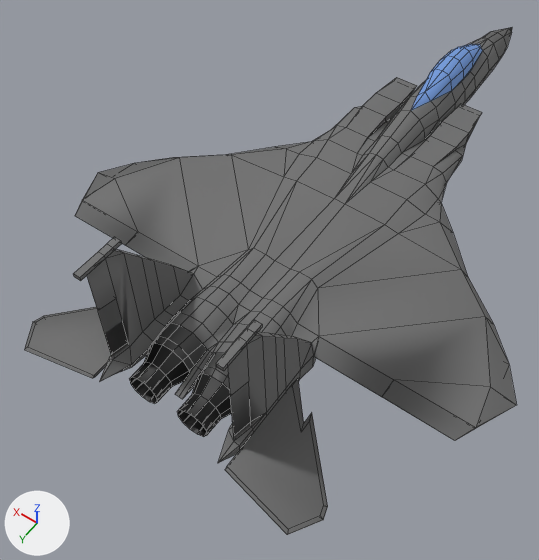
The OBJ model Planes/PlaneModels/F-15/F-15.obj: old version first, new version second.
Before and after are seen from a camera (50 mm lens) standing at (-6.8, 14.0, 15.5) and looking at (0.7, 3.5, -0.9). The lights are fixed; the arrows at lower left show +X, +Y and +Z. Mesh edges are drawn as thin lines. Where no turn or scale is listed for an object, it has been applied to the vertices. Vertices at the same position are counted once.

The first picture shows 'F-15Mod'.
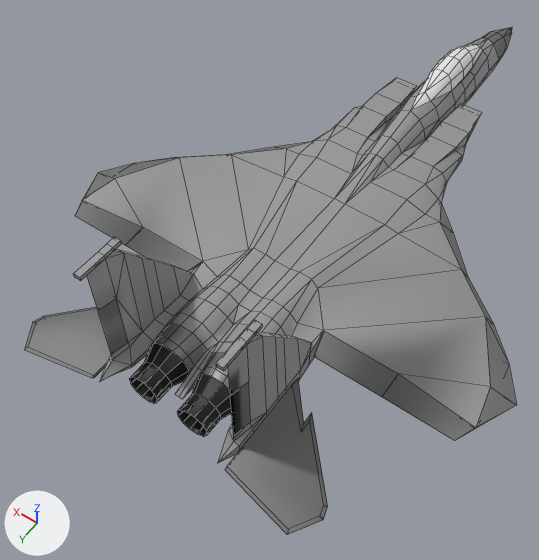
Boxes [x1, y1, x2, y2] around the edits, measured in the pictures (539 x 560 px):
part 1 of me_f_15mod, built on
    both: [75, 155, 490, 441]
part 2 of me_f_15mod, recoloured
    both: [74, 38, 499, 463]
part 3 of me_f_15mod, recoloured
    both: [411, 44, 483, 110]
part 4 of me_f_15mod, recoloured
    both: [24, 36, 507, 534]
part 5 of me_f_15mod, recoloured (black to grey)
    both: [150, 323, 230, 390]

What changed in the scene script:
```text
Add mat_nozzle2:
    mat_nozzle2 = principled_material('Nozzle2')
    mat_nozzle2.base_color = (0.25, 0.25, 0.25)  # grey #898989
    mat_nozzle2.metallic = 0.75
Add mat_lightmetalgray:
    mat_lightmetalgray = principled_material('LightMetalGray')
    mat_lightmetalgray.base_color = (0.403, 0.403, 0.403)  # grey #aaaaaa
    mat_lightmetalgray.metallic = 0.6
    mat_lightmetalgray.roughness = 0.8
Add mat_black:
    mat_black = principled_material('Black')
    mat_black.base_color = (0.0, 0.0, 0.0)  # black #000000
Add mat_blueglass:
    mat_blueglass = principled_material('BlueGlass')
    mat_blueglass.base_color = (0.8, 0.8, 0.8)  # white #e7e7e7
    mat_blueglass.roughness = 0.4
Add mat_metalic_gray:
    mat_metalic_gray = principled_material('Metalic_Gray')
    mat_metalic_gray.base_color = (0.188, 0.188, 0.188)  # grey #787878
    mat_metalic_gray.metallic = 0.35
    mat_metalic_gray.roughness = 0.6
Change me_f_15mod:
    used by ob_f_15mod; location = (0.0, 0.0, 0.0)
    remove me_f_15mod.from_pydata(...)  # 802 vertices, 877 faces; spans x -6.6..6.6, y -10.7..9.4, z -0.8..3.7
    add me_f_15mod.from_pydata(...)  # 776 vertices, 861 faces; spans x -6.6..6.6, y -10.7..9.4, z -0.8..3.7
    me_f_15mod part 1
    4 faces are deleted
    8 vertices in x -4.0..4.0, y 5.1, z 0.3..0.4 move by (0.0, -0.2, 0.0)
    4 vertices move from x -2.1..2.1, y 5.6, z -0.2..0.3 to x -2.0..2.0, y 5.6, z -0.2..0.3
    10 new faces join them, mat_lightmetalgray (grey #aaaaaa)
    me_f_15mod part 2: 592 faces spanning x -6.1..6.1, y -8.2..9.0, z -0.8..3.7 switch from mat_f_15 to mat_lightmetalgray (grey #aaaaaa)
    me_f_15mod part 3: 36 faces spanning x -0.5..0.5, y -7.4..-2.6, z 0.8..1.6 switch from mat_f_15 to mat_blueglass (white #e7e7e7)
    me_f_15mod part 4: 103 faces spanning x -6.6..6.6, y -10.7..9.4, z -0.7..3.6 switch from mat_f_15 to mat_metalic_gray (grey #787878)
    me_f_15mod part 5: 48 faces spanning x -1.4..1.4, y 7.0..7.6, z -0.6..0.8 switch from mat_f_15 to mat_nozzle2 (grey #898989)
    add me_f_15mod.materials.append(mat_black)  # black #000000
```
